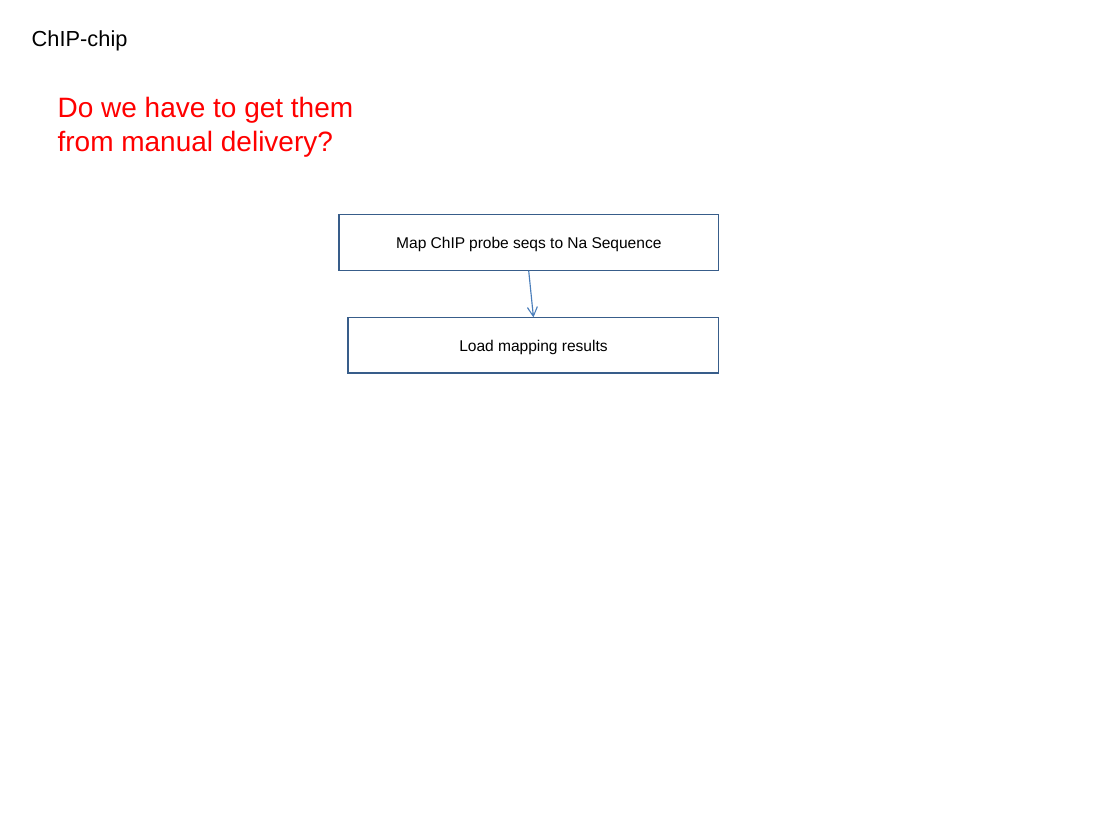
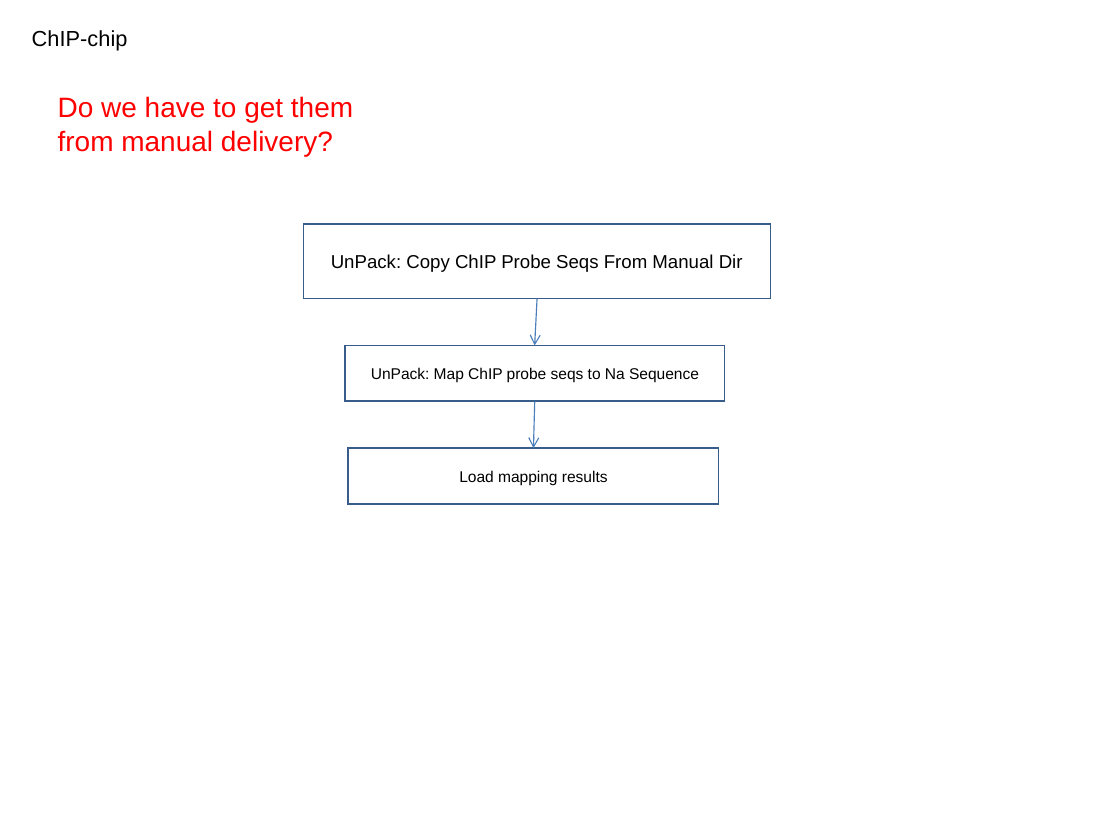
Before and after one commit to VEuPathDB/ApiCommonWorkflow, a slide deck: slide 25 of Main/doc/IntegratedWorkflow.ppt. Drawn at 1120x840 pixels with LibreOffice and Linux fonts; fonts in the diff are those of the drawing. Boxes give left, top, right and bottom in pixels: in the first picture for what was removed or moved away, otherwise in the second. Text is boxed around its words. In the diff, an @@ line names an element or a change of style, - is before the commit and + after.

```diff
--- a/Main/doc/IntegratedWorkflow.ppt
+++ b/Main/doc/IntegratedWorkflow.ppt
@@ rectangle added at (304,224,771,299), fill #FFFFFF, outline #385D8A 0.99 pt, 12 pt, text #000000 @@
+UnPack: Copy ChIP Probe Seqs From Manual Dir
@@ arrow moved from (529, 271) - (533, 317) to (538, 299) - (534, 345) @@
@@ rectangle "UnPack: Map ChIP probe seqs ...": place and size @@
-rectangle "UnPack: Map ChIP probe seqs ..." at (339,215,719,271)
+rectangle "UnPack: Map ChIP probe seqs ..." at (345,345,725,401)
@@ text in rectangle at (371,367,699,382): text changed @@
-Map ChIP probe seqs to Na Sequence
+UnPack: Map ChIP probe seqs to Na Sequence
@@ arrow added from (534, 401) to (533, 448), #4A7EBB 0.74 pt @@
@@ rectangle "Load mapping results": place and size @@
-rectangle "Load mapping results" at (348,317,719,373)
+rectangle "Load mapping results" at (348,448,719,504)
```
Also in this commit, not shown: 7 other slides changed.
